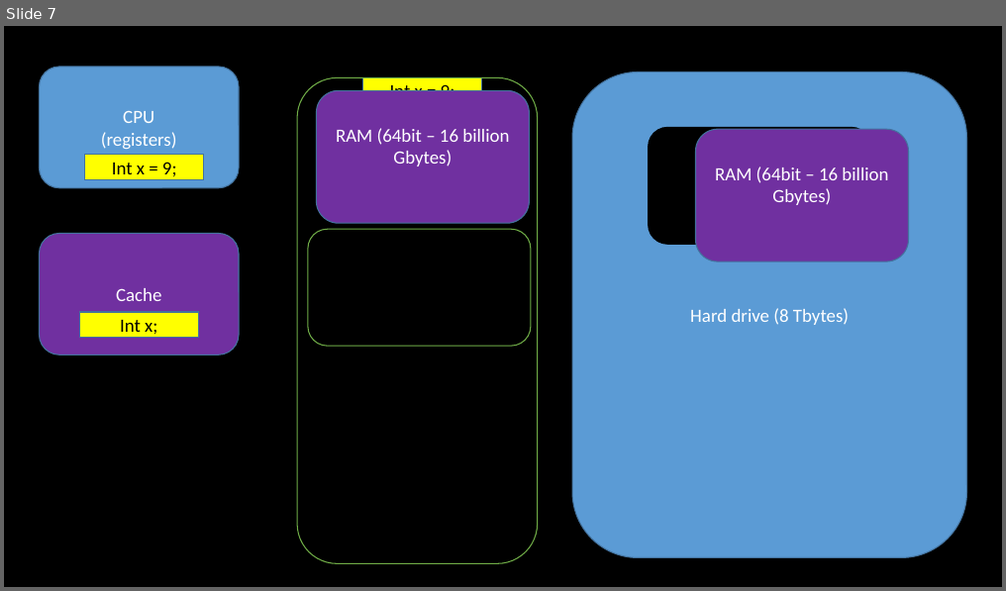
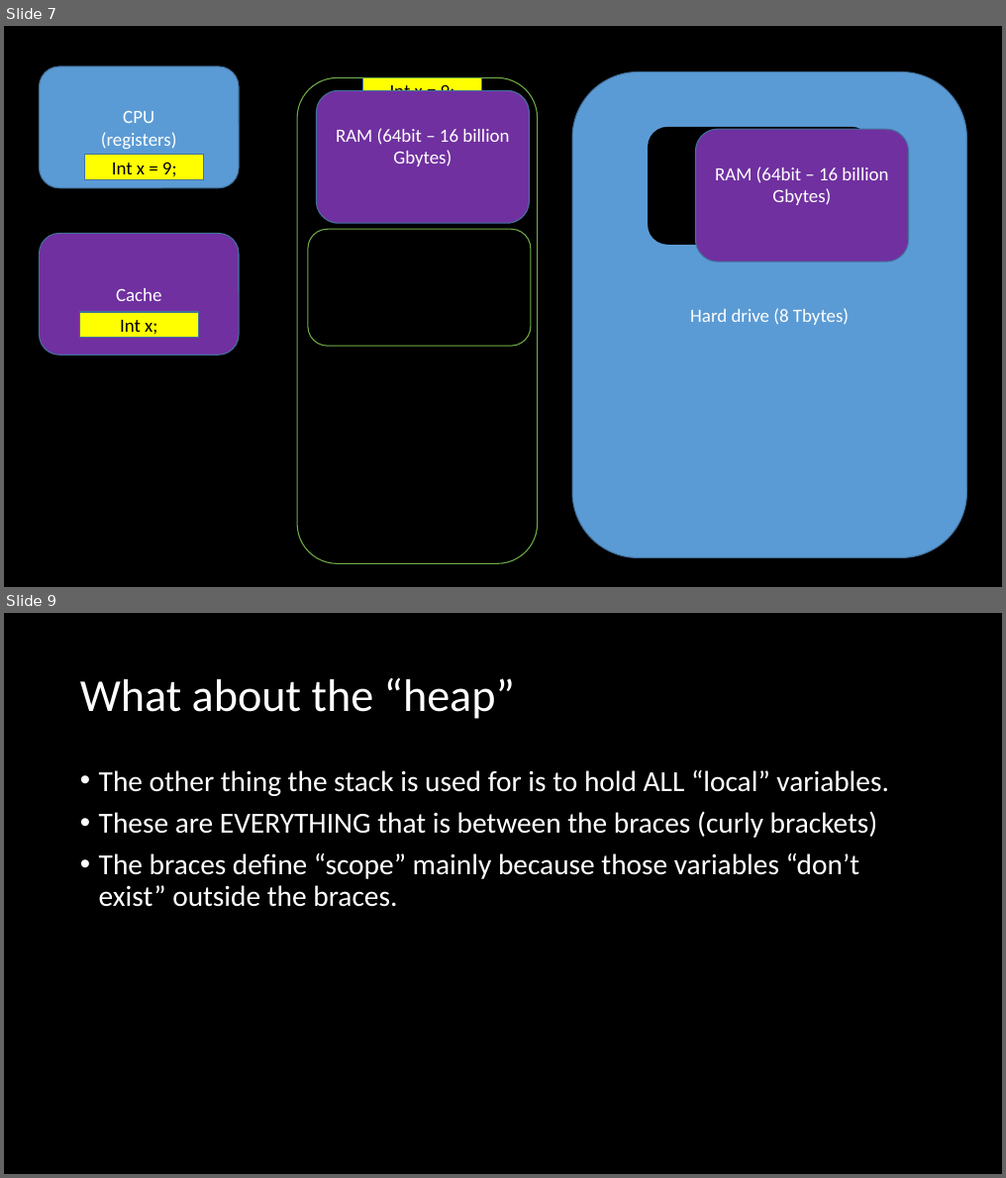
Before and after one commit to Valpz1130/1156_W2021, a slide deck: Day to Day/W05-6 (February 16+18)/W06_Functions_Methods_passing_returning.pptx. Shown one above the other, each under a label of ours: slide 7 before the commit, slides 7 and 9 after it; the slides between them are not shown. The pictures are 1006x591 and 1006x1178 pixels, drawn with LibreOffice and Linux fonts; fonts in the diff are those of the drawing. Boxes give left, top, right and bottom in pixels: in the first picture for what was removed or moved away, otherwise in the second. Text is boxed around its words. In the diff, an @@ line names an element or a change of style, - is before the commit and + after.

```diff
--- a/Day to Day/W05-6 (February 16+18)/W06_Functions_Methods_passing_returning.pptx
+++ b/Day to Day/W05-6 (February 16+18)/W06_Functions_Methods_passing_returning.pptx
@@ slide 9 added at (4, 613, 1002, 1174), background #000000 @@
@@ title added at (80, 678, 515, 719), 44 pt, text #FFFFFF @@
+What about the “heap”
@@ text added at (99, 770, 889, 907), 28 pt, text #FFFFFF @@
+• The other thing the stack is used for is to hold ALL “local” variables.
+• These are EVERYTHING that is between the braces (curly brackets)
+• The braces define “scope” mainly because those variables “don’t exist” outside the braces.
```
Also in this commit, not shown: 21 other slides added, 12 other files.
